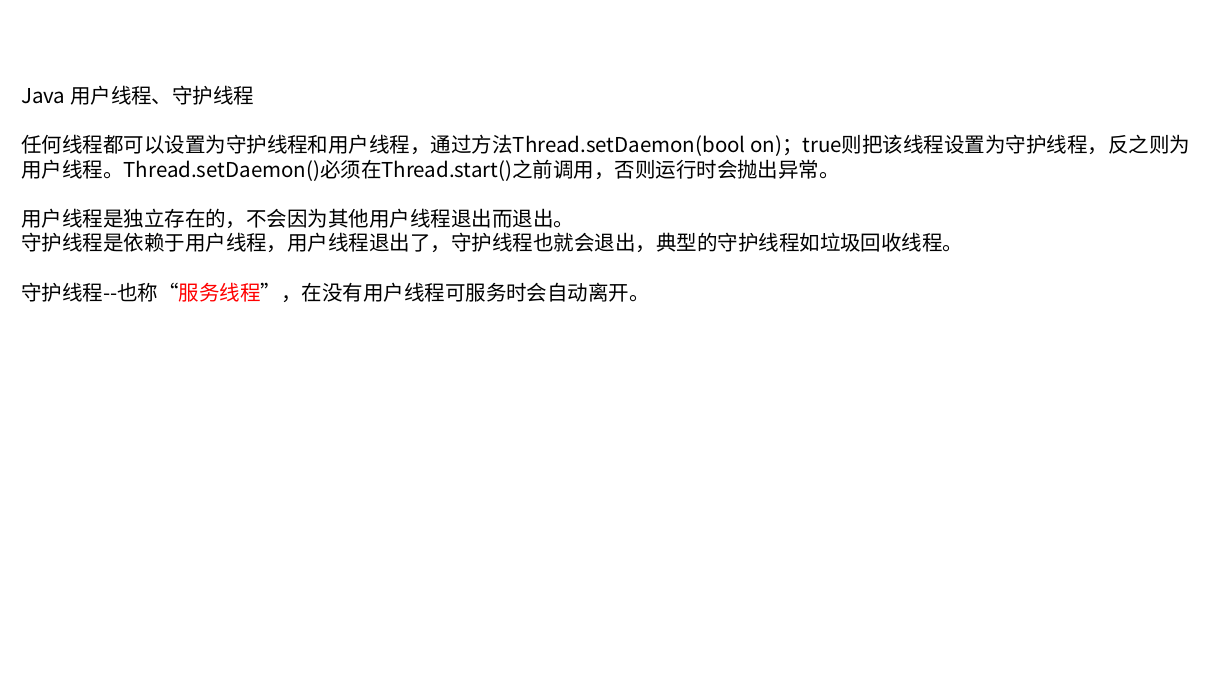
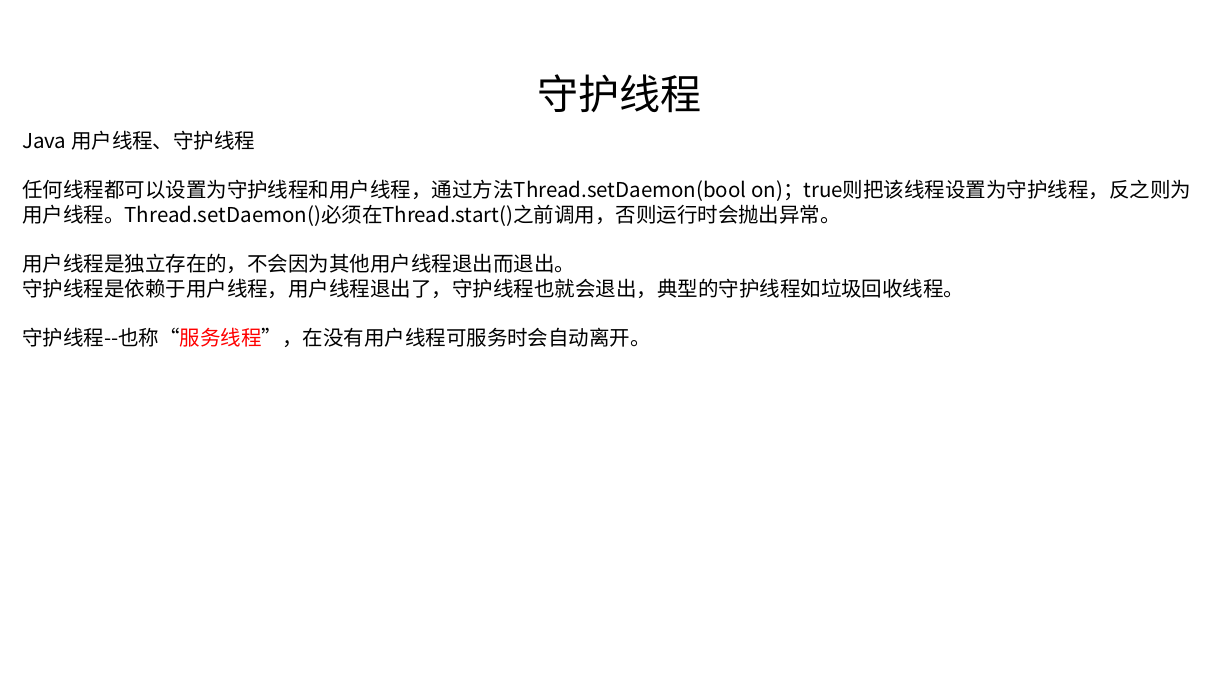
Before and after one commit to linkknown/PPT, a slide deck: slide 31 of 基础PPT/第10章：Java并发基础.pptx (slide 28 before the commit). Drawn at 1232x693 pixels with LibreOffice and Linux fonts; fonts in the diff are those of the drawing; background and template pictures are left out. Boxes give left, top, right and bottom in pixels: in the first picture for what was removed or moved away, otherwise in the second. Text is boxed around its words. In the diff, an @@ line names an element or a change of style, - is before the commit and + after.

```diff
--- a/基础PPT/第10章：Java并发基础.pptx
+++ b/基础PPT/第10章：Java并发基础.pptx
@@ text added at (537, 74, 701, 113), 32 pt, text #000000 @@
+守护线程
@@ text "Java 用户线程、守护线程": place and size @@
-text "Java 用户线程、守护线程" at (21, 85, 1190, 302)
+text "Java 用户线程、守护线程" at (22, 130, 1191, 347)
```
Also in this commit, not shown: 15 other slides changed, 3 slides added, 2 slides removed.
